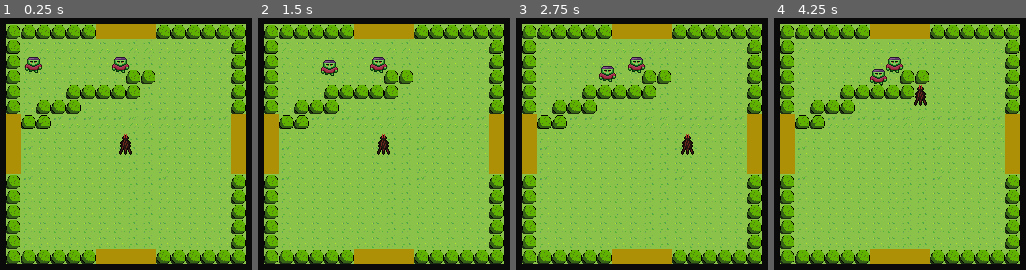
Above: before the commit, frames 1-4 (left to right).
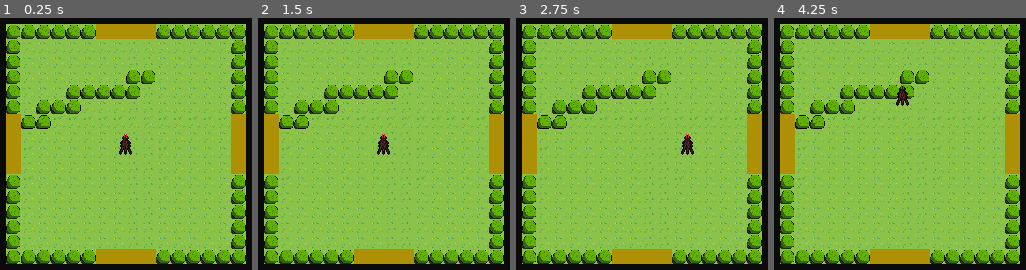
Above: after the commit, the same moments.

Repository: TheCheese42/deltaworld
Game: Godot game, scene res://scenes/game.tscn
Same seed, same stepped clock (60 frames per second), same inputs: the game is played once before the commit and once after it.
Inputs:
- Up to frame 1 (0.25 s): no input
- Up to frame 2 (1.5 s): tap Enter (select) at 0.5, 1.35 s; hold D (move_right) 0.53-1.28 s; hold A (achievements) 0.53-1.28 s; hold Escape (back) from 1.28 s (still down)
- Up to frame 3 (2.75 s): release Escape (back) at 2.03 s; hold D (move_right) from 2.03 s (still down); tap Space (use_item) at 2.1 s
- Up to frame 4 (4.25 s): release D (move_right) at 2.78 s; hold W (move_up) 2.78-3.53 s; tap Shift at 2.85 s; hold Left (left) from 3.53 s (still down); hold A (achievements) from 3.53 s (still down)

The runs differ from the first frame. In frame 1, 0.6% of the frame differs, in the area x 9-52%, y 15-22%; in frame 2, 0.6%; in frame 3, 0.6%; in frame 4, 1.1%, in the area x 38-61%, y 15-35%.

Commit message:
Seemingly fixed pathfinding

Diff:
--- a/resources/tileset_main.tres
+++ b/resources/tileset_main.tres
@@ -31,9 +31,6 @@
 0:0/0 = 0
 0:0/0/physics_layer_0/polygon_0/points = PackedVector2Array(-15, -15, 15, -15, 15, 15, -15, 15)
 0:0/0/navigation_layer_0/polygon = SubResource("NavigationPolygon_tciwn")
-1:0/0 = 0
-0:1/0 = 0
-1:1/0 = 0
 
 [sub_resource type="NavigationPolygon" id="NavigationPolygon_pepyp"]
 
@@ -63,9 +60,9 @@
 1:1/0 = 0
 
 [sub_resource type="NavigationPolygon" id="NavigationPolygon_3703a"]
-vertices = PackedVector2Array(15, 15, -15, 15, -15, -15, 15, -15)
-polygons = Array[PackedInt32Array]([PackedInt32Array(0, 1, 2, 3)])
-outlines = Array[PackedVector2Array]([PackedVector2Array(-15, -15, 15, -15, 15, 15, -15, 15)])
+vertices = PackedVector2Array(1, -1, 15, -1, 15, 1, 1, 1, 1, 15, -1, 15, -1, 1, -1, -1, -15, 1, -15, -1, 1, -15, -1, -15)
+polygons = Array[PackedInt32Array]([PackedInt32Array(0, 1, 2, 3), PackedInt32Array(3, 4, 5, 6), PackedInt32Array(0, 3, 6, 7), PackedInt32Array(6, 8, 9, 7), PackedInt32Array(10, 0, 7, 11)])
+outlines = Array[PackedVector2Array]([PackedVector2Array(-15, -1, -1, -1, -1, -15, 1, -15, 1, -1, 15, -1, 15, 1, 1, 1, 1, 15, -1, 15, -1, 1, -15, 1)])
 agent_radius = 0.0
 
 [sub_resource type="TileSetAtlasSource" id="TileSetAtlasSource_h3rex"]
@@ -73,14 +70,11 @@
 texture_region_size = Vector2i(30, 30)
 0:0/0 = 0
 0:0/0/navigation_layer_0/polygon = SubResource("NavigationPolygon_3703a")
-1:0/0 = 0
-0:1/0 = 0
-1:1/0 = 0
 
 [sub_resource type="NavigationPolygon" id="NavigationPolygon_shgyg"]
-vertices = PackedVector2Array(15, 15, -15, 15, -15, -15, 15, -15)
-polygons = Array[PackedInt32Array]([PackedInt32Array(0, 1, 2, 3)])
-outlines = Array[PackedVector2Array]([PackedVector2Array(-15, -15, 15, -15, 15, 15, -15, 15)])
+vertices = PackedVector2Array(1, -1, 15, -1, 15, 1, 1, 1, 1, 15, -1, 15, -1, 1, -1, -1, -15, 1, -15, -1, 1, -15, -1, -15)
+polygons = Array[PackedInt32Array]([PackedInt32Array(0, 1, 2, 3), PackedInt32Array(3, 4, 5, 6), PackedInt32Array(0, 3, 6, 7), PackedInt32Array(6, 8, 9, 7), PackedInt32Array(10, 0, 7, 11)])
+outlines = Array[PackedVector2Array]([PackedVector2Array(-15, -1, -1, -1, -1, -15, 1, -15, 1, -1, 15, -1, 15, 1, 1, 1, 1, 15, -1, 15, -1, 1, -15, 1)])
 agent_radius = 0.0
 
 [sub_resource type="TileSetAtlasSource" id="TileSetAtlasSource_fedci"]
@@ -88,14 +82,11 @@
 texture_region_size = Vector2i(30, 30)
 0:0/0 = 0
 0:0/0/navigation_layer_0/polygon = SubResource("NavigationPolygon_shgyg")
-1:0/0 = 0
-0:1/0 = 0
-1:1/0 = 0
 
 [sub_resource type="NavigationPolygon" id="NavigationPolygon_nmbsd"]
-vertices = PackedVector2Array(15, 15, -15, 15, -15, -15, 15, -15)
-polygons = Array[PackedInt32Array]([PackedInt32Array(0, 1, 2, 3)])
-outlines = Array[PackedVector2Array]([PackedVector2Array(-15, -15, 15, -15, 15, 15, -15, 15)])
+vertices = PackedVector2Array(1, -1, 15, -1, 15, 1, 1, 1, 1, 15, -1, 15, -1, 1, -1, -1, -15, 1, -15, -1, 1, -15, -1, -15)
+polygons = Array[PackedInt32Array]([PackedInt32Array(0, 1, 2, 3), PackedInt32Array(3, 4, 5, 6), PackedInt32Array(0, 3, 6, 7), PackedInt32Array(6, 8, 9, 7), PackedInt32Array(10, 0, 7, 11)])
+outlines = Array[PackedVector2Array]([PackedVector2Array(-15, -1, -1, -1, -1, -15, 1, -15, 1, -1, 15, -1, 15, 1, 1, 1, 1, 15, -1, 15, -1, 1, -15, 1)])
 agent_radius = 0.0
 
 [sub_resource type="TileSetAtlasSource" id="TileSetAtlasSource_8qswn"]
@@ -120,9 +111,9 @@
 1:1/0 = 0
 
 [sub_resource type="NavigationPolygon" id="NavigationPolygon_2uqyh"]
-vertices = PackedVector2Array(15, 15, -15, 15, -15, -15, 15, -15)
-polygons = Array[PackedInt32Array]([PackedInt32Array(0, 1, 2, 3)])
-outlines = Array[PackedVector2Array]([PackedVector2Array(-15, -15, 15, -15, 15, 15, -15, 15)])
+vertices = PackedVector2Array(1, -1, 15, -1, 15, 1, 1, 1, 1, 15, -1, 15, -1, 1, -1, -1, -15, 1, -15, -1, 1, -15, -1, -15)
+polygons = Array[PackedInt32Array]([PackedInt32Array(0, 1, 2, 3), PackedInt32Array(3, 4, 5, 6), PackedInt32Array(0, 3, 6, 7), PackedInt32Array(6, 8, 9, 7), PackedInt32Array(10, 0, 7, 11)])
+outlines = Array[PackedVector2Array]([PackedVector2Array(-15, -1, -1, -1, -1, -15, 1, -15, 1, -1, 15, -1, 15, 1, 1, 1, 1, 15, -1, 15, -1, 1, -15, 1)])
 agent_radius = 0.0
 
 [sub_resource type="TileSetAtlasSource" id="TileSetAtlasSource_i4re6"]
@@ -135,9 +126,9 @@
 1:1/0 = 0
 
 [sub_resource type="NavigationPolygon" id="NavigationPolygon_eul25"]
-vertices = PackedVector2Array(15, 15, -15, 15, -15, -15, 15, -15)
-polygons = Array[PackedInt32Array]([PackedInt32Array(0, 1, 2, 3)])
-outlines = Array[PackedVector2Array]([PackedVector2Array(-15, -15, 15, -15, 15, 15, -15, 15)])
+vertices = PackedVector2Array(1, -1, 15, -1, 15, 1, 1, 1, 1, 15, -1, 15, -1, 1, -1, -1, -15, 1, -15, -1, 1, -15, -1, -15)
+polygons = Array[PackedInt32Array]([PackedInt32Array(0, 1, 2, 3), PackedInt32Array(3, 4, 5, 6), PackedInt32Array(0, 3, 6, 7), PackedInt32Array(6, 8, 9, 7), PackedInt32Array(10, 0, 7, 11)])
+outlines = Array[PackedVector2Array]([PackedVector2Array(-15, -1, -1, -1, -1, -15, 1, -15, 1, -1, 15, -1, 15, 1, 1, 1, 1, 15, -1, 15, -1, 1, -15, 1)])
 agent_radius = 0.0
 
 [sub_resource type="TileSetAtlasSource" id="TileSetAtlasSource_pf7vy"]
@@ -163,9 +154,9 @@
 1:1/0 = 0
 
 [sub_resource type="NavigationPolygon" id="NavigationPolygon_jnfpv"]
-vertices = PackedVector2Array(15, 15, -15, 15, -15, -15, 15, -15)
-polygons = Array[PackedInt32Array]([PackedInt32Array(0, 1, 2, 3)])
-outlines = Array[PackedVector2Array]([PackedVector2Array(-15, -15, 15, -15, 15, 15, -15, 15)])
+vertices = PackedVector2Array(1, -1, 15, -1, 15, 1, 1, 1, 1, 15, -1, 15, -1, 1, -1, -1, -15, 1, -15, -1, 1, -15, -1, -15)
+polygons = Array[PackedInt32Array]([PackedInt32Array(0, 1, 2, 3), PackedInt32Array(3, 4, 5, 6), PackedInt32Array(0, 3, 6, 7), PackedInt32Array(6, 8, 9, 7), PackedInt32Array(10, 0, 7, 11)])
+outlines = Array[PackedVector2Array]([PackedVector2Array(-15, -1, -1, -1, -1, -15, 1, -15, 1, -1, 15, -1, 15, 1, 1, 1, 1, 15, -1, 15, -1, 1, -15, 1)])
 agent_radius = 0.0
 
 [sub_resource type="TileSetAtlasSource" id="TileSetAtlasSource_3hbvx"]
@@ -190,9 +181,9 @@
 1:1/0 = 0
 
 [sub_resource type="NavigationPolygon" id="NavigationPolygon_o8uu4"]
-vertices = PackedVector2Array(15, 15, -15, 15, -15, -15, 15, -15)
-polygons = Array[PackedInt32Array]([PackedInt32Array(0, 1, 2, 3)])
-outlines = Array[PackedVector2Array]([PackedVector2Array(-15, -15, 15, -15, 15, 15, -15, 15)])
+vertices = PackedVector2Array(1, -1, 15, -1, 15, 1, 1, 1, 1, 15, -1, 15, -1, 1, -1, -1, -15, 1, -15, -1, 1, -15, -1, -15)
+polygons = Array[PackedInt32Array]([PackedInt32Array(0, 1, 2, 3), PackedInt32Array(3, 4, 5, 6), PackedInt32Array(0, 3, 6, 7), PackedInt32Array(6, 8, 9, 7), PackedInt32Array(10, 0, 7, 11)])
+outlines = Array[PackedVector2Array]([PackedVector2Array(-15, -1, -1, -1, -1, -15, 1, -15, 1, -1, 15, -1, 15, 1, 1, 1, 1, 15, -1, 15, -1, 1, -15, 1)])
 agent_radius = 0.0
 
 [sub_resource type="TileSetAtlasSource" id="TileSetAtlasSource_ms3bu"]
@@ -205,9 +196,9 @@
 1:1/0 = 0
 
 [sub_resource type="NavigationPolygon" id="NavigationPolygon_7oicc"]
-vertices = PackedVector2Array(15, 15, -15, 15, -15, -15, 15, -15)
-polygons = Array[PackedInt32Array]([PackedInt32Array(0, 1, 2, 3)])
-outlines = Array[PackedVector2Array]([PackedVector2Array(-15, -15, 15, -15, 15, 15, -15, 15)])
+vertices = PackedVector2Array(1, -1, 15, -1, 15, 1, 1, 1, 1, 15, -1, 15, -1, 1, -1, -1, -15, 1, -15, -1, 1, -15, -1, -15)
+polygons = Array[PackedInt32Array]([PackedInt32Array(0, 1, 2, 3), PackedInt32Array(3, 4, 5, 6), PackedInt32Array(0, 3, 6, 7), PackedInt32Array(6, 8, 9, 7), PackedInt32Array(10, 0, 7, 11)])
+outlines = Array[PackedVector2Array]([PackedVector2Array(-15, -1, -1, -1, -1, -15, 1, -15, 1, -1, 15, -1, 15, 1, 1, 1, 1, 15, -1, 15, -1, 1, -15, 1)])
 agent_radius = 0.0
 
 [sub_resource type="TileSetAtlasSource" id="TileSetAtlasSource_7ixpq"]
@@ -221,9 +212,9 @@
 1:1/0 = 0
 
 [sub_resource type="NavigationPolygon" id="NavigationPolygon_n53dc"]
-vertices = PackedVector2Array(15, 15, -15, 15, -15, -15, 15, -15)
-polygons = Array[PackedInt32Array]([PackedInt32Array(0, 1, 2, 3)])
-outlines = Array[PackedVector2Array]([PackedVector2Array(-15, -15, 15, -15, 15, 15, -15, 15)])
+vertices = PackedVector2Array(1, -1, 15, -1, 15, 1, 1, 1, 1, 15, -1, 15, -1, 1, -1, -1, -15, 1, -15, -1, 1, -15, -1, -15)
+polygons = Array[PackedInt32Array]([PackedInt32Array(0, 1, 2, 3), PackedInt32Array(3, 4, 5, 6), PackedInt32Array(0, 3, 6, 7), PackedInt32Array(6, 8, 9, 7), PackedInt32Array(10, 0, 7, 11)])
+outlines = Array[PackedVector2Array]([PackedVector2Array(-15, -1, -1, -1, -1, -15, 1, -15, 1, -1, 15, -1, 15, 1, 1, 1, 1, 15, -1, 15, -1, 1, -15, 1)])
 agent_radius = 0.0
 
 [sub_resource type="TileSetAtlasSource" id="TileSetAtlasSource_bk1p3"]
@@ -272,9 +263,9 @@
 1:1/0 = 0
 
 [sub_resource type="NavigationPolygon" id="NavigationPolygon_0u3qh"]
-vertices = PackedVector2Array(15, 15, -15, 15, -15, -15, 15, -15)
-polygons = Array[PackedInt32Array]([PackedInt32Array(0, 1, 2, 3)])
-outlines = Array[PackedVector2Array]([PackedVector2Array(-15, -15, 15, -15, 15, 15, -15, 15)])
+vertices = PackedVector2Array(1, -1, 15, -1, 15, 1, 1, 1, 1, 15, -1, 15, -1, 1, -1, -1, -15, 1, -15, -1, 1, -15, -1, -15)
+polygons = Array[PackedInt32Array]([PackedInt32Array(0, 1, 2, 3), PackedInt32Array(3, 4, 5, 6), PackedInt32Array(0, 3, 6, 7), PackedInt32Array(6, 8, 9, 7), PackedInt32Array(10, 0, 7, 11)])
+outlines = Array[PackedVector2Array]([PackedVector2Array(-15, -1, -1, -1, -1, -15, 1, -15, 1, -1, 15, -1, 15, 1, 1, 1, 1, 15, -1, 15, -1, 1, -15, 1)])
 agent_radius = 0.0
 
 [sub_resource type="TileSetAtlasSource" id="TileSetAtlasSource_bnuda"]
--- a/scenes/game.tscn
+++ b/scenes/game.tscn
@@ -25,6 +25,7 @@
 
 [node name="NavigationRegion2D" type="NavigationRegion2D" parent="."]
 navigation_polygon = SubResource("NavigationPolygon_iywne")
+navigation_layers = 3
 script = ExtResource("4_iywne")
 
 [node name="Maps" type="Node2D" parent="."]
--- a/scenes/hostiles.tscn
+++ b/scenes/hostiles.tscn
@@ -48,6 +48,10 @@
 "speed": 5.0
 }]
 
+[sub_resource type="CapsuleShape2D" id="CapsuleShape2D_7073v"]
+radius = 3.0
+height = 10.0
+
 [sub_resource type="SpriteFrames" id="SpriteFrames_61hlp"]
 animations = [{
 "frames": [{
@@ -77,15 +81,23 @@
 [node name="AnimatedSprite2D" type="AnimatedSprite2D" parent="Zombie"]
 sprite_frames = SubResource("SpriteFrames_r3r46")
 animation = &"front"
+offset = Vector2(-0.5, -0.5)
 
-[node name="CollisionPolygon2D" type="CollisionPolygon2D" parent="Zombie"]
-polygon = PackedVector2Array(6, 8, 6, -6, -5, -6, -5, 8)
+[node name="CollisionShape2D" type="CollisionShape2D" parent="Zombie"]
+position = Vector2(0, 4.5)
+rotation = 1.5708
+shape = SubResource("CapsuleShape2D_7073v")
 
 [node name="NavigationAgent2D" type="NavigationAgent2D" parent="Zombie"]
-target_desired_distance = 0.1
-path_max_distance = 10.0
-avoidance_enabled = true
+path_desired_distance = 0.5
+navigation_layers = 2
+path_postprocessing = 2
+simplify_path = true
+simplify_epsilon = 1.0
+neighbor_distance = 100.0
 max_neighbors = 50
+debug_enabled = true
+debug_path_custom_color = Color(1, 0, 0, 1)
 
 [node name="Timer" type="Timer" parent="Zombie"]
 wait_time = 0.1
--- a/scenes/player.tscn
+++ b/scenes/player.tscn
@@ -42,4 +42,4 @@
 animation = &"walking"
 
 [node name="CollisionPolygon2D" type="CollisionPolygon2D" parent="."]
-polygon = PackedVector2Array(-6, -7, -6, 11, 5, 11, 5, -7)
+polygon = PackedVector2Array(-6, 5, -6, 11, 5, 11, 5, 5)
--- a/scripts/game.gd
+++ b/scripts/game.gd
@@ -1,34 +1,20 @@
 extends Node2D
 
-var player: CharacterBody2D
 var current_map: Node2D
-var maps: Node2D
+@onready var player: CharacterBody2D = $Player
+@onready var maps: Node2D = $Maps
+@onready var navigation_region_2d: GameNavRegion = $NavigationRegion2D
+@onready var center: Marker2D = $Center
 
 var hostile_scene: PackedScene = load("res://scenes/hostiles.tscn")
 var hostile_instance: Node2D = hostile_scene.instantiate()
-@onready var navigation_region_2d: GameNavRegion = $NavigationRegion2D
 
 func _ready() -> void:
-	player = $Player
-	maps = $Maps
 	current_map = maps.find_child("d1r1").duplicate()
 	remove_child(maps)
 	_init_map()
 
-	var center: Marker2D = $Center
 	player.global_position = center.global_position
-
-	var zombie: Zombie = hostile_instance.find_child("Zombie").duplicate()
-	zombie.init(player)
-	add_child(zombie)
-	zombie.global_position = player.global_position - Vector2(80, 80)
-	zombie.set_movement_target(player.global_position)
-	var zombie2: Zombie = hostile_instance.find_child("Zombie").duplicate()
-	zombie2.init(player)
-	add_child(zombie2)
-	zombie2.global_position = player.global_position - Vector2(70, 80)
-	zombie2.set_movement_target(player.global_position)
-	zombie2.movement_speed = 45
 
 func _init_map() -> void:
 	for child: Node2D in navigation_region_2d.get_children():
Not shown: 1 places in scenes/hostiles.tscn that only renumber resources
